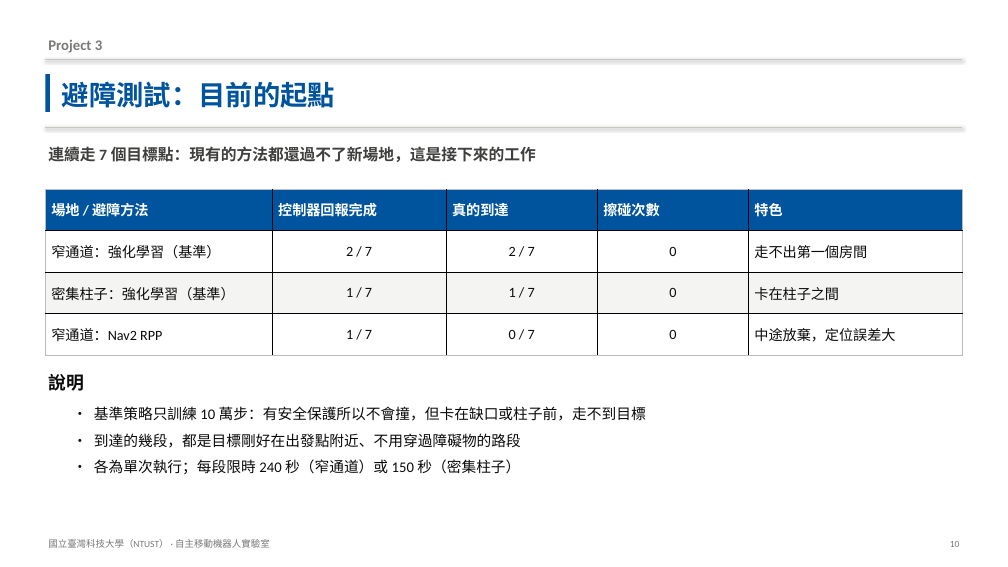
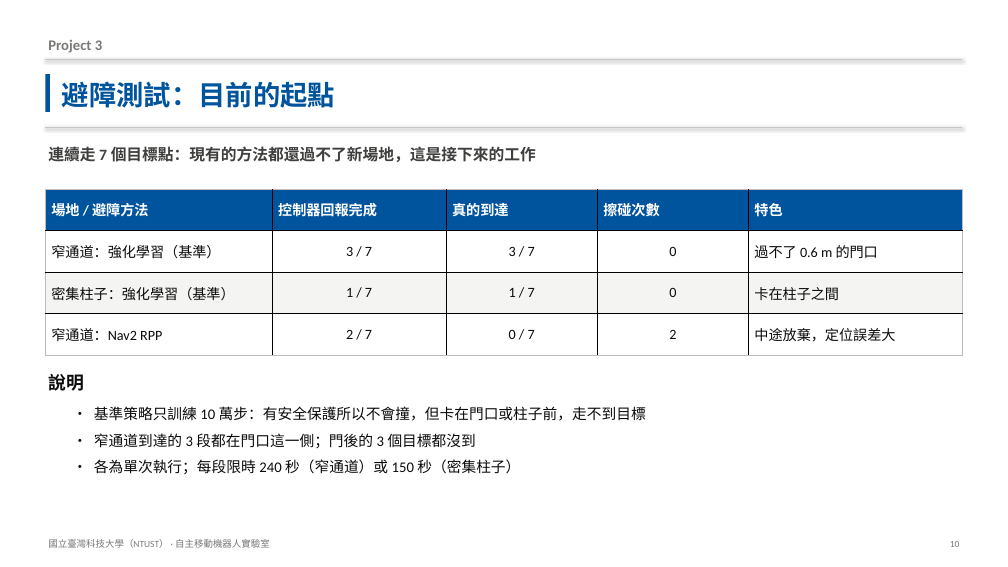
Before and after one commit to Anny1007/dogzilla-s1-sim, a slide deck: slide 10 of docs/DOGZILLA_專案簡報.pptx. Drawn at 1008x567 pixels with LibreOffice and Linux fonts; fonts in the diff are those of the drawing. Boxes give left, top, right and bottom in pixels: in the first picture for what was removed or moved away, otherwise in the second. Text is boxed around its words. In the diff, an @@ line names an element or a change of style, - is before the commit and + after.

```diff
--- a/docs/DOGZILLA_專案簡報.pptx
+++ b/docs/DOGZILLA_專案簡報.pptx
@@ table at box(45, 189, 963, 355) @@
-row 2: 窄通道：強化學習（基準） | 2 / 7 | 2 / 7 | 0 | 走不出第一個房間
+row 2: 窄通道：強化學習（基準） | 3 / 7 | 3 / 7 | 0 | 過不了 0.6 m 的門口
-row 4, column 2: 1 / 7
+row 4, column 2: 2 / 7
-row 4, column 4: 0
+row 4, column 4: 2
@@ text at box(94, 406, 646, 448): text changed @@
-• 基準策略只訓練 10 萬步：有安全保護所以不會撞，但卡在缺口或柱子前，走不到目標
-• 到達的幾段，都是目標剛好在出發點附近、不用穿過障礙物的路段
+• 基準策略只訓練 10 萬步：有安全保護所以不會撞，但卡在門口或柱子前，走不到目標
+• 窄通道到達的 3 段都在門口這一側；門後的 3 個目標都沒到
```
Also in this commit, not shown: 2 other slides changed, 10 other files.
